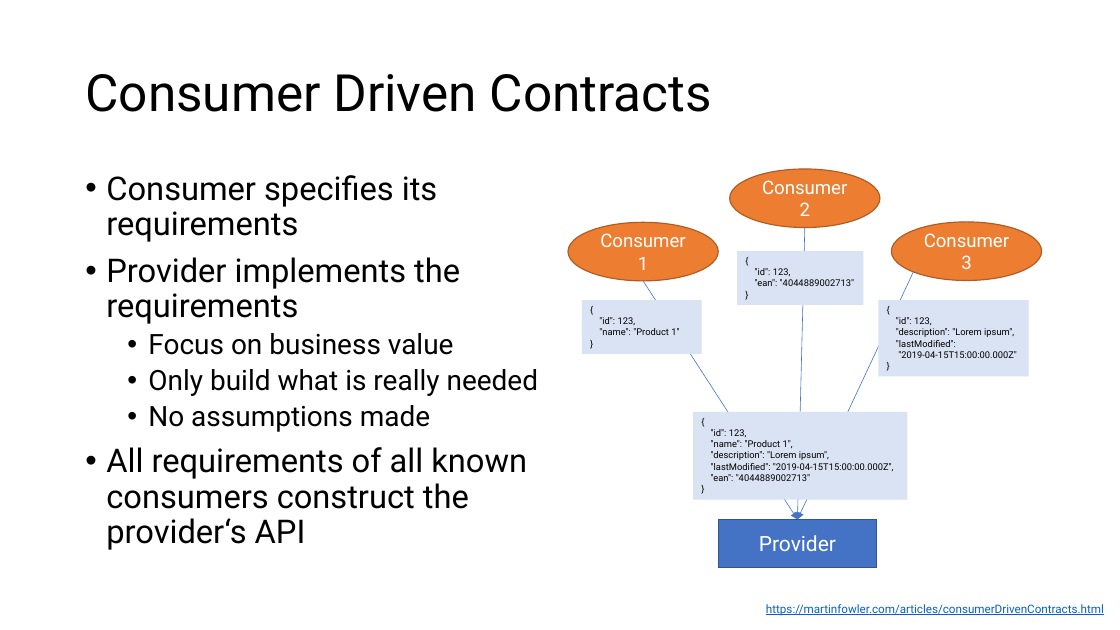
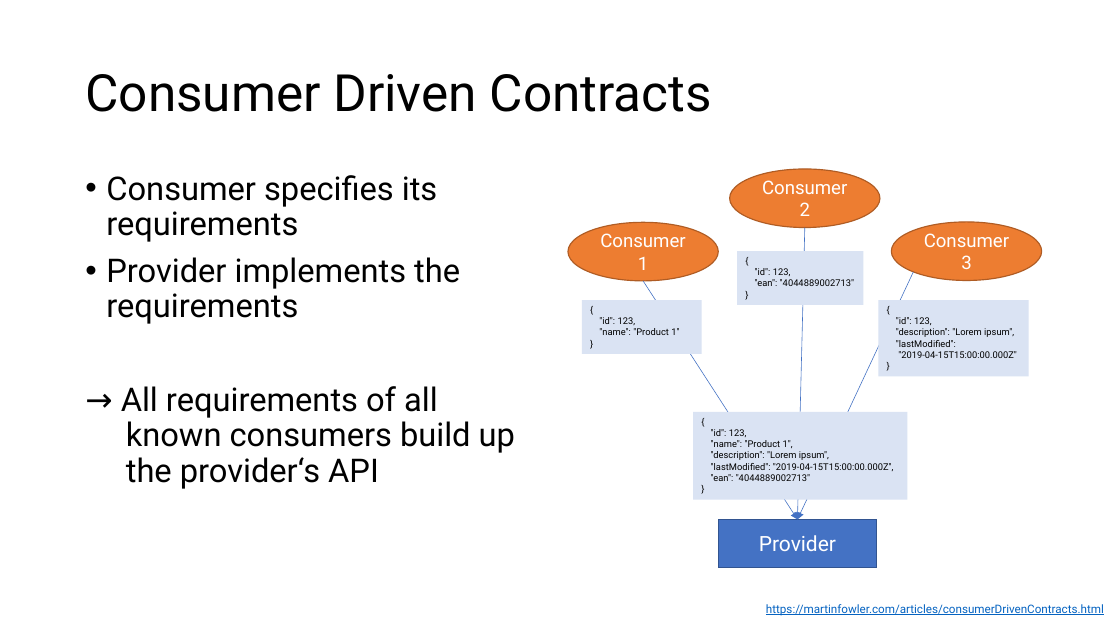
Before and after one commit to m4cx/consumer-driven-contract-testing-pact, a slide deck: slide 9 of powerpoint/Consumer-Driven Contract Tests using PACT.pptx (slide 12 before the commit). Drawn at 1120x630 pixels with LibreOffice and Linux fonts; fonts in the diff are those of the drawing. Boxes give left, top, right and bottom in pixels: in the first picture for what was removed or moved away, otherwise in the second. Text is boxed around its words. In the diff, an @@ line names an element or a change of style, - is before the commit and + after.

Commit message:
finish draft

```diff
--- a/powerpoint/Consumer-Driven Contract Tests using PACT.pptx
+++ b/powerpoint/Consumer-Driven Contract Tests using PACT.pptx
@@ text at (121, 386, 515, 489): text changed; size 24 to 28 pt @@
-  • Focus on business value
-  • Only build what is really needed
-  • No assumptions made
-• All requirements of all known consumers construct the provider‘s API
+→ All requirements of all
+known consumers build up
+the provider‘s API
```
Also in this commit, not shown: 9 other slides changed, 8 slides added, 6 slides removed.
